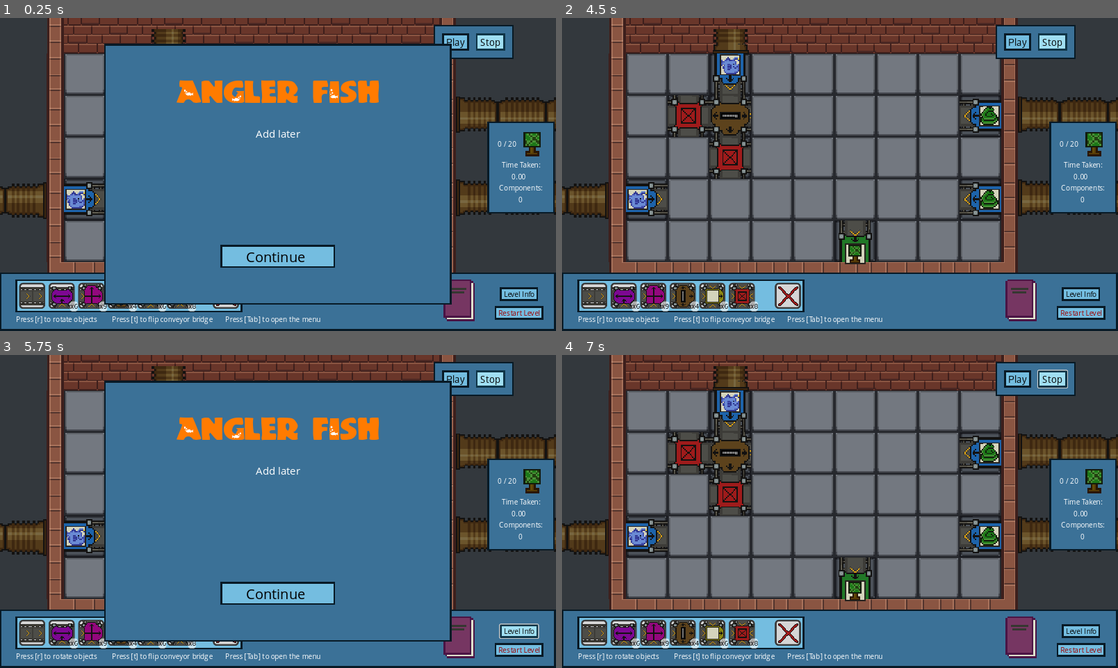
Above: before the commit, frames 1-4 (two rows, left to right).
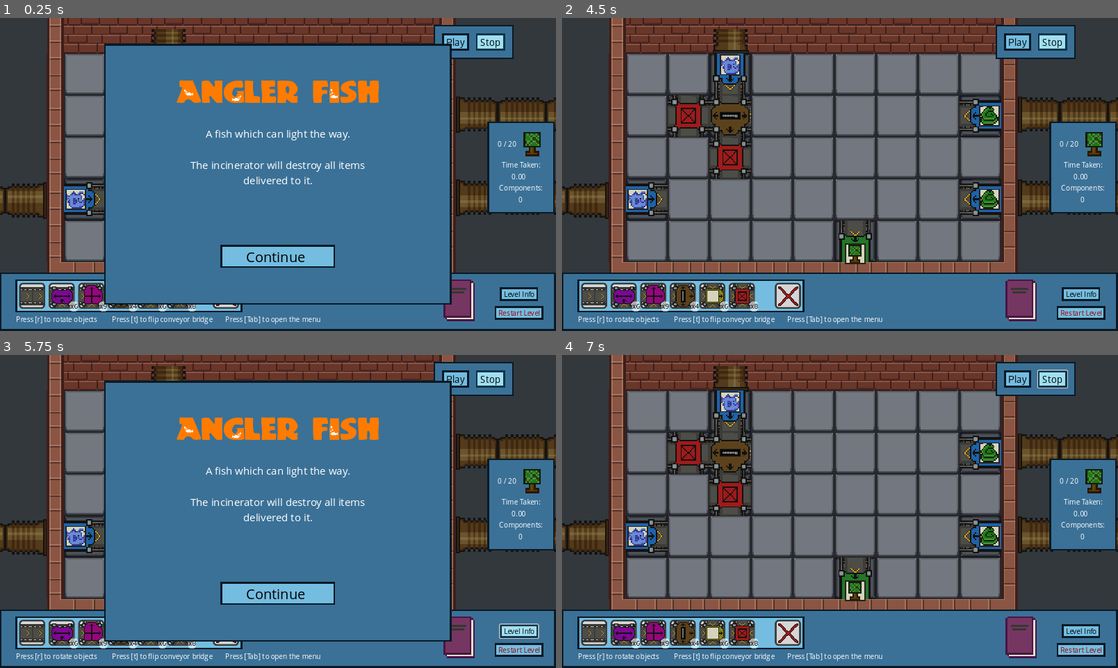
Above: after the commit, the same moments.

Repository: dani-swordfish/Fish-Game
Game: Godot game, scene res://Scenes/Levels/level_4.tscn
The game is run twice, just before and just after one commit, with the same random seed, the same clock (stepped at 60 frames per second) and the same inputs. This scene is started directly instead of the project's main scene.
Inputs:
- Up to frame 1 (0.25 s): no input
- Up to frame 2 (4.5 s): click "Restart Level" at 0.5 s; click "Restart Level" at 1.25 s; click "Restart Level" at 2 s; click "Play" at 2.75 s; click "Play" at 3.5 s; click "Continue" at 4.25 s
- Up to frame 3 (5.75 s): click "Level Info" at 5 s
- Up to frame 4 (7 s): click "Continue" at 5.75 s; click "Stop" at 6.5 s

The runs differ from the first frame. In frame 1, 0.7% of the frame differs, in the area x 34-66%, y 35-54%; in frame 2, nothing differs; in frame 3, 0.7%; in frame 4, nothing differs.

Commit message:
final version maybe

Diff:
--- a/Menu/Menu Hub/menu_hub.gd
+++ b/Menu/Menu Hub/menu_hub.gd
@@ -14,6 +14,8 @@
 		child.menu_transition.connect(on_menu_transition_button)
 	get_tree().paused = false
 	initialise()
+
+	# only plays music if menu_hub is scene root node
 	for node in get_tree().root.get_children():
 		if node.is_in_group("menu_hub"):
 			menu_music.play()
--- a/Scenes/Conveyor Components/conveyor.tscn
+++ b/Scenes/Conveyor Components/conveyor.tscn
@@ -1,19 +1,80 @@
-[gd_scene load_steps=75 format=3 uid="uid://cy6c8snu4ia2t"]
+[gd_scene load_steps=91 format=3 uid="uid://cy6c8snu4ia2t"]
 
 [ext_resource type="Script" path="res://Scenes/Conveyor Components/corner_or_strait.gd" id="1_4yk4b"]
 [ext_resource type="Texture2D" uid="uid://dkfqblrp5t4db" path="res://Art/top-down-conveyor.png" id="2_a20ei"]
 [ext_resource type="PackedScene" uid="uid://dkndhlof3l4s4" path="res://Scenes/Components/sprite_background.tscn" id="2_ux12n"]
 [ext_resource type="Texture2D" uid="uid://cybocqe0om1t2" path="res://Art/final conveyor animation all.png" id="3_lj4yi"]
 [ext_resource type="Texture2D" uid="uid://bb0hbvliiab1a" path="res://Art/final conveyor animation left and otherl.png" id="3_r0efe"]
+[ext_resource type="Texture2D" uid="uid://dcmmxc735aamd" path="res://Art/corner anim final.png" id="4_sdwhr"]
 [ext_resource type="Texture2D" uid="uid://ci2in8u30saay" path="res://Art/final conveyor animation left and up and down.png" id="6_cga1j"]
 [ext_resource type="Texture2D" uid="uid://et3g7yyackq7" path="res://Art/final conveyor animation up and down.png" id="6_parkv"]
 
 [sub_resource type="RectangleShape2D" id="RectangleShape2D_lep0g"]
 size = Vector2(6, 6)
 
-[sub_resource type="AtlasTexture" id="AtlasTexture_vyl23"]
-atlas = ExtResource("2_a20ei")
+[sub_resource type="AtlasTexture" id="AtlasTexture_7hwm8"]
+atlas = ExtResource("4_sdwhr")
+region = Rect2(0, 0, 32, 32)
+
+[sub_resource type="AtlasTexture" id="AtlasTexture_kruy4"]
+atlas = ExtResource("4_sdwhr")
 region = Rect2(32, 0, 32, 32)
+
+[sub_resource type="AtlasTexture" id="AtlasTexture_bjeq7"]
+atlas = ExtResource("4_sdwhr")
+region = Rect2(64, 0, 32, 32)
+
+[sub_resource type="AtlasTexture" id="AtlasTexture_rndlx"]
+atlas = ExtResource("4_sdwhr")
+region = Rect2(96, 0, 32, 32)
+
+[sub_resource type="AtlasTexture" id="AtlasTexture_r5uk4"]
+atlas = ExtResource("4_sdwhr")
+region = Rect2(128, 0, 32, 32)
+
+[sub_resource type="AtlasTexture" id="AtlasTexture_hjwo1"]
+atlas = ExtResource("4_sdwhr")
+region = Rect2(160, 0, 32, 32)
+
+[sub_resource type="AtlasTexture" id="AtlasTexture_pq5nl"]
+atlas = ExtResource("4_sdwhr")
+region = Rect2(192, 0, 32, 32)
+
+[sub_resource type="AtlasTexture" id="AtlasTexture_888ko"]
+atlas = ExtResource("4_sdwhr")
+region = Rect2(224, 0, 32, 32)
+
+[sub_resource type="AtlasTexture" id="AtlasTexture_ctfrs"]
+atlas = ExtResource("4_sdwhr")
+region = Rect2(256, 0, 32, 32)
+
+[sub_resource type="AtlasTexture" id="AtlasTexture_a7nr5"]
+atlas = ExtResource("4_sdwhr")
+region = Rect2(288, 0, 32, 32)
+
+[sub_resource type="AtlasTexture" id="AtlasTexture_j1xt0"]
+atlas = ExtResource("4_sdwhr")
+region = Rect2(320, 0, 32, 32)
+
+[sub_resource type="AtlasTexture" id="AtlasTexture_f5ame"]
+atlas = ExtResource("4_sdwhr")
+region = Rect2(352, 0, 32, 32)
+
+[sub_resource type="AtlasTexture" id="AtlasTexture_neipu"]
+atlas = ExtResource("4_sdwhr")
+region = Rect2(384, 0, 32, 32)
+
+[sub_resource type="AtlasTexture" id="AtlasTexture_hcrld"]
+atlas = ExtResource("4_sdwhr")
+region = Rect2(416, 0, 32, 32)
+
+[sub_resource type="AtlasTexture" id="AtlasTexture_ppyn3"]
+atlas = ExtResource("4_sdwhr")
+region = Rect2(448, 0, 32, 32)
+
+[sub_resource type="AtlasTexture" id="AtlasTexture_slv38"]
+atlas = ExtResource("4_sdwhr")
+region = Rect2(480, 0, 32, 32)
 
 [sub_resource type="AtlasTexture" id="AtlasTexture_ti7mh"]
 atlas = ExtResource("3_r0efe")
@@ -275,11 +336,56 @@
 animations = [{
 "frames": [{
 "duration": 1.0,
-"texture": SubResource("AtlasTexture_vyl23")
+"texture": SubResource("AtlasTexture_7hwm8")
+}, {
+"duration": 1.0,
+"texture": SubResource("AtlasTexture_kruy4")
+}, {
+"duration": 1.0,
+"texture": SubResource("AtlasTexture_bjeq7")
+}, {
+"duration": 1.0,
+"texture": SubResource("AtlasTexture_rndlx")
+}, {
+"duration": 1.0,
+"texture": SubResource("AtlasTexture_r5uk4")
+}, {
+"duration": 1.0,
+"texture": SubResource("AtlasTexture_hjwo1")
+}, {
+"duration": 1.0,
+"texture": SubResource("AtlasTexture_pq5nl")
+}, {
+"duration": 1.0,
+"texture": SubResource("AtlasTexture_888ko")
+}, {
+"duration": 1.0,
+"texture": SubResource("AtlasTexture_ctfrs")
+}, {
+"duration": 1.0,
+"texture": SubResource("AtlasTexture_a7nr5")
+}, {
+"duration": 1.0,
+"texture": SubResource("AtlasTexture_j1xt0")
+}, {
+"duration": 1.0,
+"texture": SubResource("AtlasTexture_f5ame")
+}, {
+"duration": 1.0,
+"texture": SubResource("AtlasTexture_neipu")
+}, {
+"duration": 1.0,
+"texture": SubResource("AtlasTexture_hcrld")
+}, {
+"duration": 1.0,
+"texture": SubResource("AtlasTexture_ppyn3")
+}, {
+"duration": 1.0,
+"texture": SubResource("AtlasTexture_slv38")
 }],
 "loop": true,
 "name": &"corner",
-"speed": 5.0
+"speed": 60.0
 }, {
 "frames": [{
 "duration": 1.0,
--- a/Scenes/Levels/LevelBase.tscn
+++ b/Scenes/Levels/LevelBase.tscn
@@ -881,6 +881,7 @@
 volume_db = -10.0
 
 [node name="Music" type="Node" parent="."]
+process_mode = 3
 
 [node name="Levelmusic" type="AudioStreamPlayer" parent="Music"]
 stream = ExtResource("43_lvbms")
--- a/Scenes/Levels/level_4.tscn
+++ b/Scenes/Levels/level_4.tscn
@@ -62,6 +62,9 @@
 item = 24
 item_count_target = 20
 
+[node name="UI" parent="." index="6"]
+visible = true
+
 [node name="Box" parent="UI/ComponentPicker/PanelContainer/MarginContainer/VBoxContainer/HBoxContainer/PanelContainer/MarginContainer/HBoxContainer" index="0"]
 is_infinate = true
 
@@ -123,4 +126,6 @@
 offset_top = -112.0
 offset_right = 210.0
 offset_bottom = 112.0
-text = "[center]Add later"
+text = "[center]A fish which can light the way.
+
+The incinerator will destroy all items delivered to it."
--- a/Scenes/Levels/level_6.tscn
+++ b/Scenes/Levels/level_6.tscn
@@ -40,6 +40,9 @@
 item = 16
 item_count_target = 9
 
+[node name="UI" parent="." index="6"]
+visible = true
+
 [node name="Box" parent="UI/ComponentPicker/PanelContainer/MarginContainer/VBoxContainer/HBoxContainer/PanelContainer/MarginContainer/HBoxContainer" index="0"]
 is_infinate = true
 
@@ -79,5 +82,20 @@
 [node name="LevelInfo" parent="UI" index="6"]
 visible = true
 
-[node name="RichTextLabel" parent="UI/LevelInfo/Panel" index="1"]
+[node name="Polygon2D2" type="Polygon2D" parent="UI/LevelInfo/Panel" index="0"]
+position = Vector2(16, 0)
+polygon = PackedVector2Array(376, 116, 376, 132, 402, 132, 402, 122, 388, 122, 382, 115)
+
+[node name="Polygon2D" type="Polygon2D" parent="UI/LevelInfo/Panel" index="1"]
+position = Vector2(16, 0)
+polygon = PackedVector2Array(192, 104, 191, 115, 191, 125, 200, 129, 211, 128, 211, 116, 197, 103)
+
+[node name="Polygon2D3" type="Polygon2D" parent="UI/LevelInfo/Panel" index="2"]
+position = Vector2(16, 0)
+polygon = PackedVector2Array(548, 105, 549, 121, 575, 121, 575, 108, 552, 103)
+
+[node name="Label" parent="UI/LevelInfo/Panel" index="3"]
+text = "hIssstEricAl"
+
+[node name="RichTextLabel" parent="UI/LevelInfo/Panel" index="4"]
 text = "[center]Time to buckle down and get things done!"
Binary file changed: Art/corner anim final.ase
Binary file added: Art/corner anim final.png
Not shown, added: Art/corner anim final.png.import
